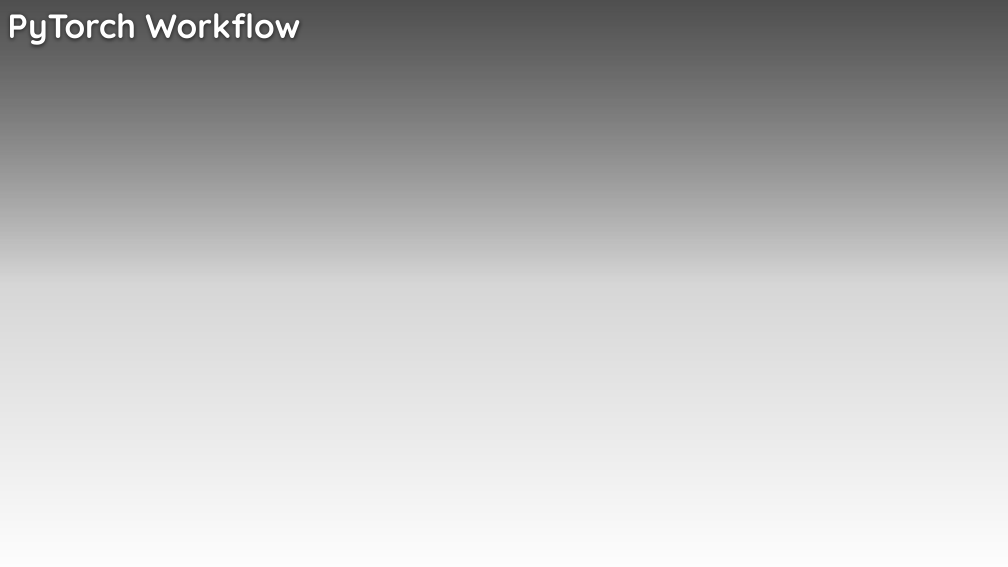
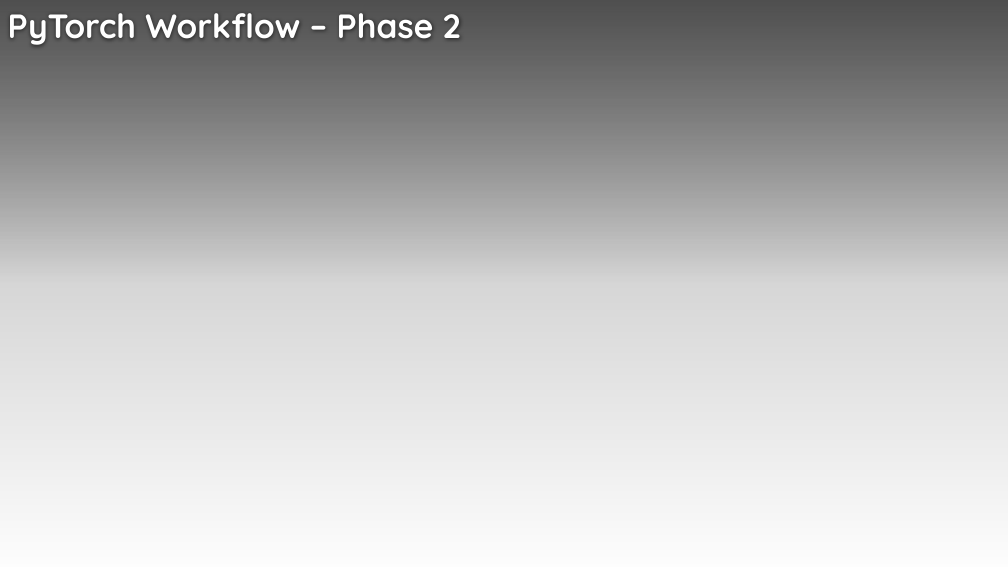
Before and after one commit to LaurenMadar/AML-finalgroup2, a slide deck: slide 6 of other/Group2_Phase2.pptx (slide 10 before the commit). Drawn at 1008x567 pixels with LibreOffice and Linux fonts; fonts in the diff are those of the drawing; background and template pictures are left out. Boxes give left, top, right and bottom in pixels: in the first picture for what was removed or moved away, otherwise in the second. Text is boxed around its words. In the diff, an @@ line names an element or a change of style, - is before the commit and + after.

Commit message:
Updated Phase 2 powerpoint and added new dataflow.

```diff
--- a/other/Group2_Phase2.pptx
+++ b/other/Group2_Phase2.pptx
@@ title at (8,13,461,45): text changed @@
-PyTorch Workflow
+PyTorch Workflow – Phase 2
```
Also in this commit, not shown: 4 other slides changed, 1 slide added, 7 slides removed, 2 other files.
